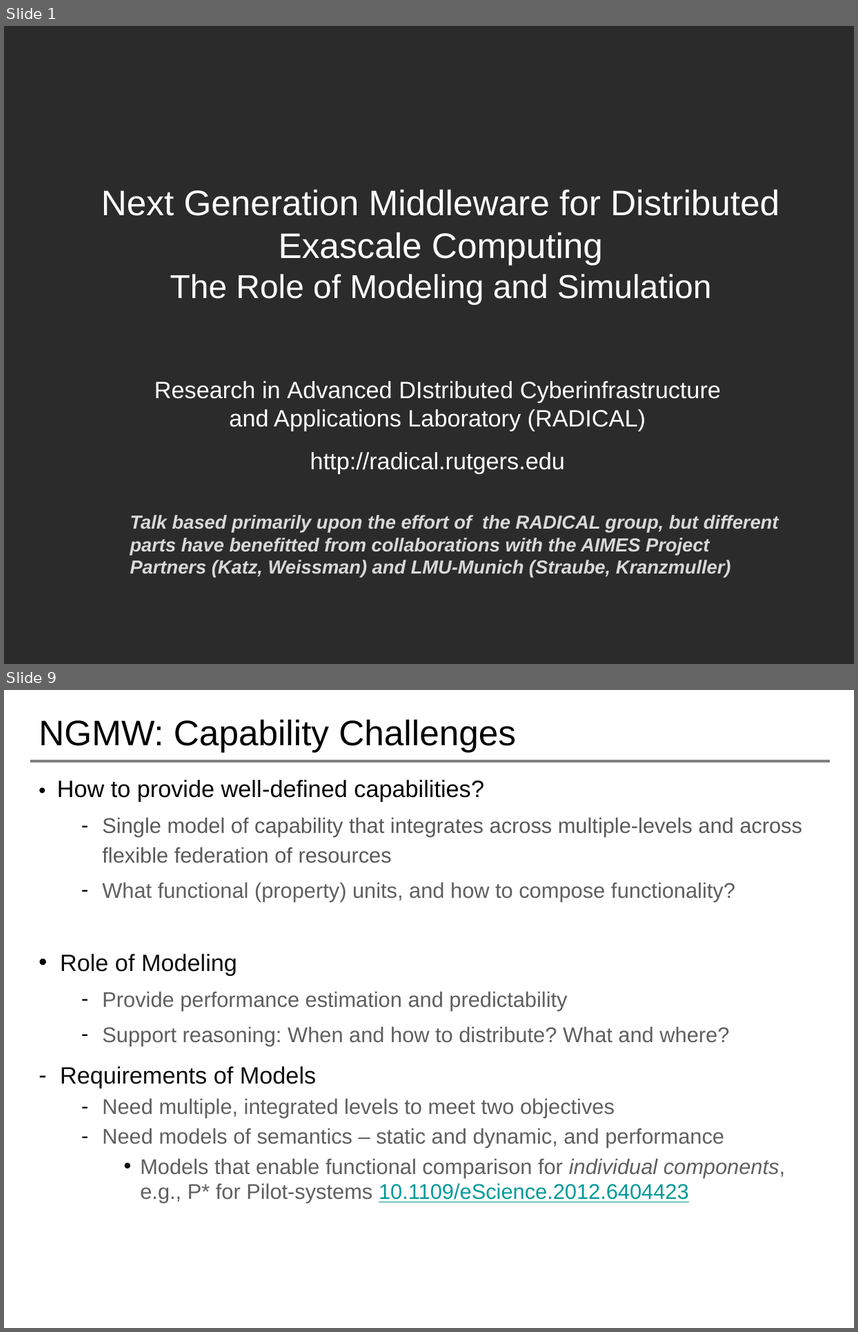
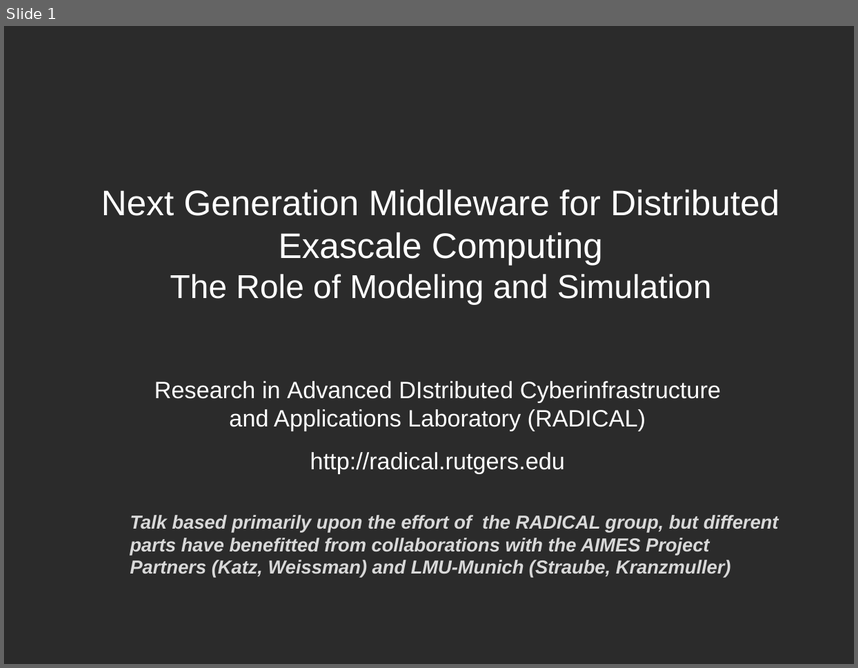
Before and after one commit to saga-project/NGMW, a slide deck: presentations/radical-modsim.pptx. Shown one above the other, each under a label of ours: slides 1 and 9 before the commit, slide 1 after it; the slides between them are not shown. The pictures are 858x1332 and 858x668 pixels, drawn with LibreOffice and Linux fonts; fonts in the diff are those of the drawing; background and template pictures are left out; a plain dark background stands for a picture behind light text. Boxes give left, top, right and bottom in pixels: in the first picture for what was removed or moved away, otherwise in the second. Text is boxed around its words. In the diff, an @@ line names an element or a change of style, - is before the commit and + after.

```diff
--- a/presentations/radical-modsim.pptx
+++ b/presentations/radical-modsim.pptx
@@ slide 9 removed at (4,690,854,1328), background #FFFFFF @@
@@ title removed at (38,719,516,752) @@
-NGMW: Capability Challenges
@@ line removed from (30, 761) to (829, 761) @@
@@ text removed at (57,780,802,1203) @@
-• How to provide well-defined capabilities?
-  – Single model of capability that integrates across multiple-levels and across flexible federation of resources
-  – What functional (property) units, and how to compose functionality?
-• Role of Modeling
-  – Provide performance estimation and predictability
-  – Support reasoning: When and how to distribute? What and where?
-– Requirements of Models
-  – Need multiple, integrated levels to meet two objectives
-  – Need models of semantics – static and dynamic, and performance
-    • Models that enable functional comparison for individual components, e.g., P* for Pilot-systems 10.1109/eScience.2012.6404423
```
Also in this commit, not shown: 10 slides changed.
